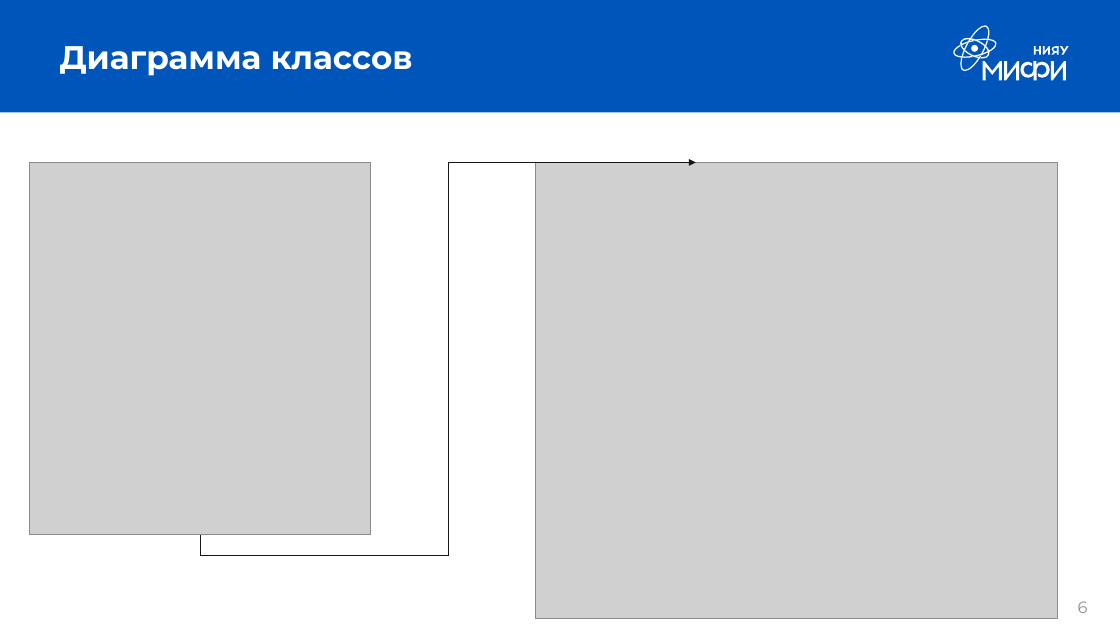
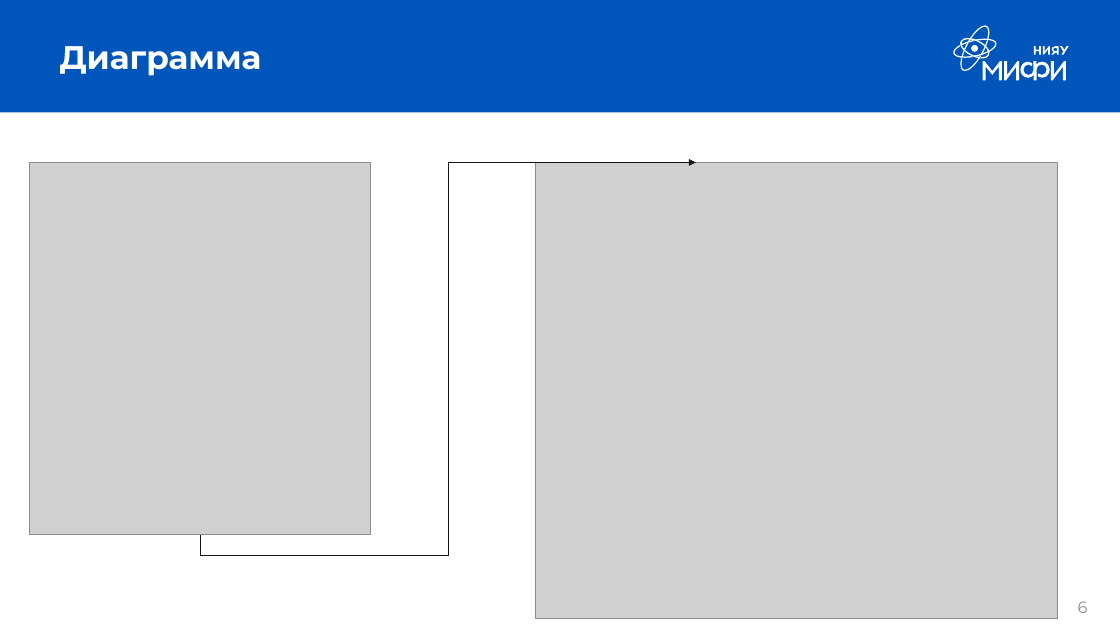
Before and after one commit to GeorgyNikolaev/MEPHI_Java_DD-Person, a slide deck: slide 6 of docs/Презентация.pptx. Drawn at 1120x630 pixels with LibreOffice and Linux fonts; fonts in the diff are those of the drawing; grey boxes stand for pictures. Boxes give left, top, right and bottom in pixels: in the first picture for what was removed or moved away, otherwise in the second. Text is boxed around its words. In the diff, an @@ line names an element or a change of style, - is before the commit and + after.

```diff
--- a/docs/Презентация.pptx
+++ b/docs/Презентация.pptx
@@ title at [60,46,262,76]: text changed @@
-Диаграмма классов
+Диаграмма
```
Also in this commit, not shown: 2 other slides changed, 3 slides added, 9 other files.
